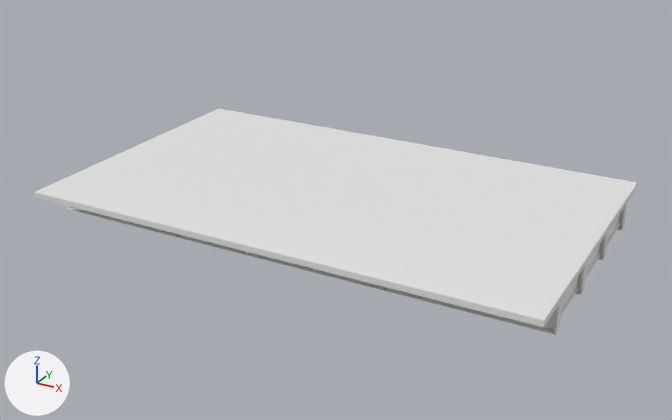
Two versions of the OBJ model IFC/Steel/Mumbai/Sup_Str/M_20_3L_NF_S/model.obj, one commit apart.
One viewpoint serves both versions: a 50 mm camera at (26.0, -29.4, 14.4) aimed at (10.0, -0.3, -0.1). Every picture has the same lights, and +X, +Y and +Z are marked at lower left. The first picture is the older version. Where no turn or scale is listed for an object, it has been applied to the vertices. Vertices at exactly the same position are counted once.

Objects in the first picture: 'model'.
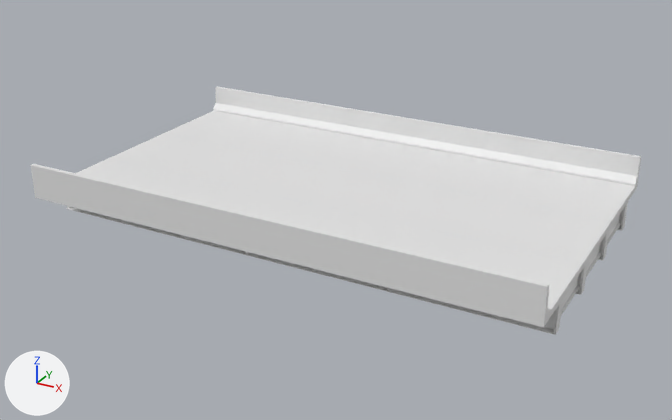
Location of each change, (x1, y1, x2, y2) in pixels of the pictures (672 x 420 px):
'model', reshaped (10% taller): before (34, 109, 638, 335); after (31, 87, 641, 335)
part 1 of me_model, added: after (31, 87, 641, 320)

What changed in the scene script:
```text
Change me_model:
    used by ob_model
    remove me_model.from_pydata(...)  # 1512 vertices, 2684 faces; spans x 0.0..20.0, y -6.1..6.1, z -0.5..0.8
    add me_model.from_pydata(...)  # 1544 vertices, 2730 faces; spans x 0.0..20.0, y -6.1..6.1, z -0.5..1.9
    me_model part 1
    18 vertices are added at x 0.0..20.0, y -6.1..6.1, z 0.8..1.9
    14 new vertices lie (20.0, 0.0, 0.0) away from vertices in x 0.0, y -5.9..5.9, z 0.8..1.9
    46 new faces join them
```
